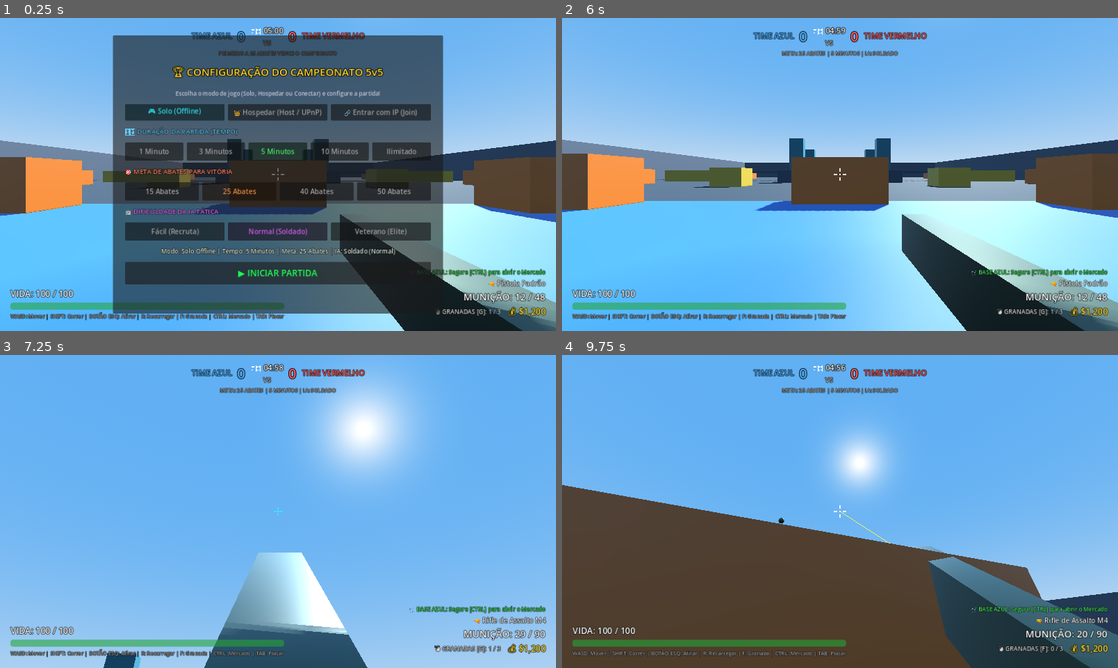
Above: before the commit, frames 1-4 (two rows, left to right).
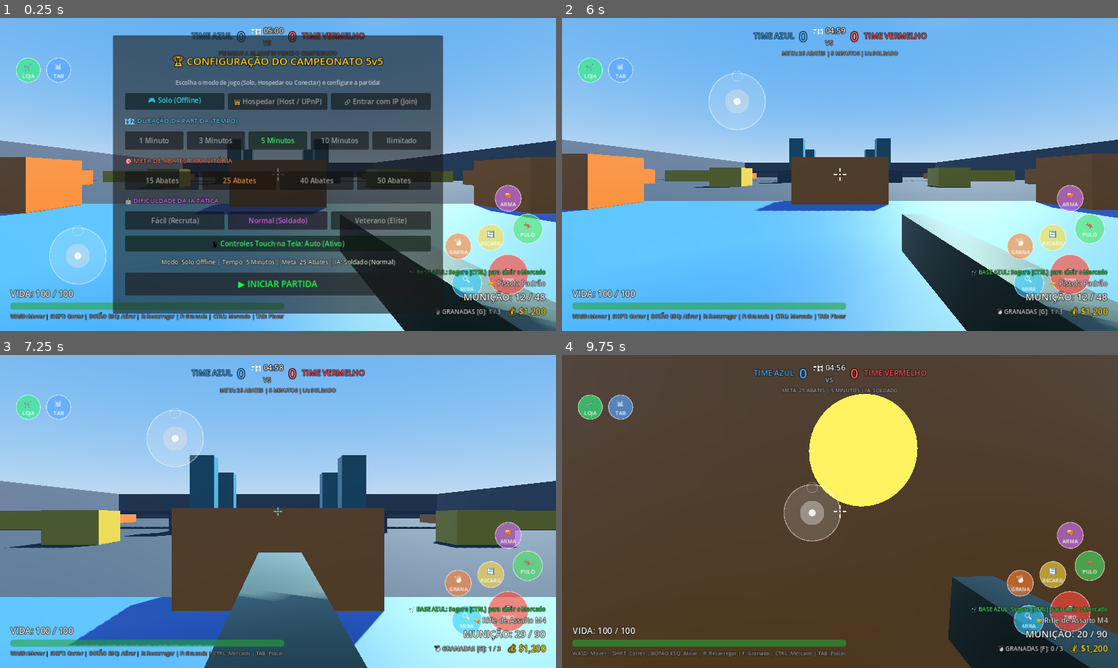
Above: after the commit, the same moments.

Repository: britolucaspatrick/Polygon-Strike
Game: Godot game, scene res://scenes/main.tscn
Two runs of this game, one before a commit and one after it. Both use one fixed random seed, a clock stepped at 60 frames per second and the inputs below.
Inputs (mouse positions are in pixels of both pictures, inside the frame that each line leads up to):
- Up to frame 1 (0.25 s): no input
- Up to frame 2 (6 s): click (840, 243) at 0.5 s, where only the run after the commit has a clickable "📱 Controles Touch na Tela: Au…"; click (840, 243) at 1.25 s, where only the run after the commit has a clickable "📱 Controles Touch na Tela: At…"; click (840, 243) at 2 s, where only the run after the commit has a clickable "📱 Controles Touch na Tela: De…"; click "🎮 Solo (Offline)" at 2.75 s; click "🎮 Solo (Offline)" at 3.5 s; click "Normal (Soldado)" at 4.25 s; click "Normal (Soldado)" at 5 s; click "▶️ INICIAR PARTIDA OFFLINE" at 5.75 s
- Up to frame 3 (7.25 s): move the mouse to (305, 511) at 6.52 s; hold W (move_forward) from 6.53 s (still down); hold Right mouse button (aim) from 6.53 s (still down); click (305, 511) at 6.67 s; tap Space (jump) at 6.77, 7.07 s; tap Tab (scoreboard) at 6.8 s
- Up to frame 4 (9.75 s): keep holding W (move_forward); move the mouse to (812, 511) at 7.27 s; release Right mouse button (aim) at 7.28 s; tap Tab (scoreboard) at 7.35 s; tap Space (jump) at 7.52, 7.82, 9.02, 9.32 s; click (812, 511) at 7.55 s; move the mouse to (851, 505) at 8.02 s; press the mouse at (851, 505) at 8.03 s; tap Shift (sprint) at 8.3, 8.85 s; move the mouse to (834, 517) at 8.77 s; release the mouse at (834, 517) at 8.78 s; click (834, 517) at 8.92 s; tap F (throw_grenade) at 9.05 s; move the mouse to (878, 514) at 9.52 s; hold F (throw_grenade) from 9.53 s (still down); click (878, 514) at 9.67 s

The runs differ from the first frame. In frame 1, 23% of the frame differs, in the area x 2-98%, y 11-90%; in frame 2, 3.2%; in frame 3, 84%, in the area x 0-100%, y 0-100%; in frame 4, 65%.

Commit message:
feat: suporte completo a Android e Mobile com controles touch nativos e joystick virtual

Diff:
--- a/project.godot
+++ b/project.godot
@@ -12,7 +12,7 @@
 config/name="Polygon Strike 5v5"
 config/description="Polygon Strike 5v5 - FPS 3D competitivo em Godot 4 sem assets externos com Mercado da Base, Áudio Procedural e IA Tática."
 run/main_scene="res://scenes/main.tscn"
-config/features=PackedStringArray("4.3", "Forward Plus")
+config/features=PackedStringArray("4.3", "GL Compatibility")
 config/icon="res://icon.svg"
 
 [display]
@@ -20,6 +20,12 @@
 window/size/viewport_width=1280
 window/size/viewport_height=720
 window/stretch/mode="canvas_items"
+window/stretch/aspect="expand"
+window/handheld/orientation=5
+
+[input_devices]
+
+pointing/emulate_touch_from_mouse=true
 
 [input]
 
@@ -110,4 +116,6 @@
 
 [rendering]
 
+renderer/rendering_method="gl_compatibility"
+renderer/rendering_method.mobile="gl_compatibility"
 textures/vram_compression/import_etc2_astc=true
--- a/scenes/hud.tscn
+++ b/scenes/hud.tscn
@@ -1,6 +1,7 @@
-[gd_scene load_steps=2 format=3 uid="uid://bvyfx1e42lqu1"]
+[gd_scene load_steps=3 format=3 uid="uid://bvyfx1e42lqu1"]
 
 [ext_resource type="Script" path="res://scripts/hud.gd" id="1_script"]
+[ext_resource type="Script" path="res://scripts/touch_controls.gd" id="2_touch"]
 
 [node name="HUD" type="CanvasLayer"]
 script = ExtResource("1_script")
@@ -13,6 +14,17 @@
 grow_horizontal = 2
 grow_vertical = 2
 mouse_filter = 2
+
+[node name="TouchControls" type="Control" parent="HUDControl"]
+unique_name_in_owner = true
+layout_mode = 1
+anchors_preset = 15
+anchor_right = 1.0
+anchor_bottom = 1.0
+grow_horizontal = 2
+grow_vertical = 2
+mouse_filter = 1
+script = ExtResource("2_touch")
 
 [node name="DamageFlash" type="ColorRect" parent="HUDControl"]
 layout_mode = 1
@@ -1029,6 +1041,17 @@
 theme_override_font_sizes/font_size = 13
 text = "Pronto para conectar ao servidor do seu amigo."
 
+[node name="TouchToggleHBox" type="HBoxContainer" parent="HUDControl/MatchSetupPanel/MarginContainer/VBoxContainer"]
+layout_mode = 2
+alignment = 1
+
+[node name="BtnToggleTouchControls" type="Button" parent="HUDControl/MatchSetupPanel/MarginContainer/VBoxContainer/TouchToggleHBox"]
+unique_name_in_owner = true
+layout_mode = 2
+size_flags_horizontal = 3
+custom_minimum_size = Vector2(0, 36)
+text = "📱 Controles Touch na Tela: Auto (Detectar)"
+
 [node name="SetupSummaryLabel" type="Label" parent="HUDControl/MatchSetupPanel/MarginContainer/VBoxContainer"]
 unique_name_in_owner = true
 layout_mode = 2
--- a/scripts/hud.gd
+++ b/scripts/hud.gd
@@ -685,12 +685,52 @@
 		btn_start.focus_mode = Control.FOCUS_NONE
 		btn_start.pressed.connect(_on_start_match_clicked)
 
+	var btn_touch = find_child("BtnToggleTouchControls", true, false) as Button
+	if btn_touch and not btn_touch.pressed.is_connected(_on_toggle_touch_clicked):
+		btn_touch.focus_mode = Control.FOCUS_NONE
+		btn_touch.pressed.connect(_on_toggle_touch_clicked)
+		_apply_touch_mode()
+
 	_highlight_selected_mode("BtnModeSingle")
 	_set_join_team("red")
 	_highlight_selected_time("BtnTime5")
 	_highlight_selected_kills("BtnKills25")
 	_highlight_selected_diff("BtnDiffNormal")
 	_update_setup_summary()
+
+var touch_override_mode: int = 0 # 0 = Auto, 1 = Sempre Ativo, 2 = Desativado
+
+func _on_toggle_touch_clicked() -> void:
+	touch_override_mode = (touch_override_mode + 1) % 3
+	_apply_touch_mode()
+	AudioManager.play("empty_click", 0.0, 1.2)
+
+func _apply_touch_mode() -> void:
+	var touch_node = find_child("TouchControls", true, false) as Control
+	var btn_touch = find_child("BtnToggleTouchControls", true, false) as Button
+
+	var is_mobile_device: bool = DisplayServer.is_touchscreen_available() or OS.has_feature("mobile") or OS.has_feature("android") or OS.has_feature("ios")
+	var enable_touch: bool = false
+	var status_text: String = ""
+
+	match touch_override_mode:
+		0:
+			enable_touch = is_mobile_device
+			status_text = "Auto (%s)" % ("Ativo" if enable_touch else "Oculto no PC")
+		1:
+			enable_touch = true
+			status_text = "Ativo (Teste no PC com Mouse)"
+		2:
+			enable_touch = false
+			status_text = "Desativado"
+
+	if touch_node:
+		touch_node.force_mobile_test = (touch_override_mode == 1)
+		touch_node.set_active(enable_touch)
+
+	if btn_touch:
+		btn_touch.text = "📱 Controles Touch na Tela: %s" % status_text
+		btn_touch.modulate = Color(0.3, 1.0, 0.5) if enable_touch else Color(0.8, 0.8, 0.8)
 
 func _on_mode_button_pressed(mode: String, btn_name: String) -> void:
 	current_game_mode = mode
@@ -833,7 +873,10 @@
 	is_in_match_setup = false
 	if match_setup_panel:
 		match_setup_panel.visible = false
-	Input.mouse_mode = Input.MOUSE_MODE_CAPTURED
+	if touch_override_mode == 1 or DisplayServer.is_touchscreen_available() or OS.has_feature("mobile") or OS.has_feature("android"):
+		Input.mouse_mode = Input.MOUSE_MODE_VISIBLE
+	else:
+		Input.mouse_mode = Input.MOUSE_MODE_CAPTURED
 
 ## Helpers para status de rede no HUD
 func set_host_upnp_status(msg: String, is_success: bool) -> void:
--- a/scripts/player.gd
+++ b/scripts/player.gd
@@ -26,6 +26,12 @@
 var sync_target_rot_y: float = 0.0
 var sync_target_head_x: float = 0.0
 var sync_timer: float = 0.0
+
+## Controles Touch (Mobile)
+var touch_move_vector: Vector2 = Vector2.ZERO
+var touch_shoot_held: bool = false
+var touch_just_shot: bool = false
+var touch_aim_active: bool = false
 
 var match_active: bool = false
 var can_claim_enemy_base_reward: bool = true
@@ -321,11 +327,13 @@
 	if Input.is_action_just_pressed("jump") and is_on_floor():
 		velocity.y = jump_velocity
 
-## Controla o Aim Down Sights (Mira com Botão Direito do Mouse)
+## Controla o Aim Down Sights (Mira com Botão Direito do Mouse ou Botão Touch)
 func _handle_aim(delta: float) -> void:
 	var wants_aim: bool = false
 	if Input.mouse_mode == Input.MOUSE_MODE_CAPTURED and not Input.is_action_pressed("buy_menu") and not Input.is_action_pressed("scoreboard"):
-		wants_aim = Input.is_action_pressed("aim")
+		wants_aim = Input.is_action_pressed("aim") or touch_aim_active
+	elif touch_aim_active:
+		wants_aim = true
 
 	if wants_aim != is_aiming:
 		is_aiming = wants_aim
@@ -339,9 +347,13 @@
 
 func _handle_movement(delta: float) -> void:
 	var input_dir := Input.get_vector("move_left", "move_right", "move_forward", "move_back")
+	if touch_move_vector != Vector2.ZERO:
+		input_dir = touch_move_vector
+
 	var move_direction := (transform.basis * Vector3(input_dir.x, 0, input_dir.y)).normalized()
 
-	var is_sprinting := Input.is_action_pressed("sprint") and not is_aiming
+	# No touch, se puxar o analógico para frente mais de 75%, ativa sprint automático
+	var is_sprinting := (Input.is_action_pressed("sprint") or (touch_move_vector.y < -0.75)) and not is_aiming
 	var target_speed := sprint_speed if (is_sprinting and input_dir.y < 0) else (walk_speed * 0.72 if is_aiming else walk_speed)
 
 	var accel_factor := acceleration if is_on_floor() else air_control
@@ -385,19 +397,36 @@
 	if is_reloading:
 		return
 
-	# Se o menu de compras (CTRL) ou placar (TAB) estiver aberto,
-	# ou se o cursor do mouse estiver livre, NÃO atira de forma alguma.
-	# O clique esquerdo fica 100% exclusivo para clicar nos botões do mercado.
-	if Input.mouse_mode != Input.MOUSE_MODE_CAPTURED:
-		return
+	# Se o menu de compras (CTRL) ou placar (TAB) estiver aberto, NÃO atira
 	if Input.is_action_pressed("buy_menu") or Input.is_action_pressed("scoreboard"):
 		return
 
+	# No PC sem touch, o mouse precisa estar capturado para atirar
+	if Input.mouse_mode != Input.MOUSE_MODE_CAPTURED and not touch_shoot_held and not touch_just_shot:
+		return
+
 	var w = weapons_db[current_weapon_id]
-	var shoot_pressed: bool = Input.is_action_pressed("shoot") if w["auto_fire"] else Input.is_action_just_pressed("shoot")
+	var shoot_pressed: bool = (Input.is_action_pressed("shoot") or touch_shoot_held) if w["auto_fire"] else (Input.is_action_just_pressed("shoot") or touch_just_shot)
+	touch_just_shot = false
 
 	if shoot_pressed and can_shoot:
 		_try_shoot()
+
+## Métodos para interface de toque (Mobile Touchscreen)
+func apply_touch_look(delta_vec: Vector2) -> void:
+	if not match_active or is_dead or is_remote:
+		return
+	var current_sens: float = mouse_sensitivity * (0.55 if is_aiming else 1.0) * 1.5
+	rotate_y(-delta_vec.x * current_sens)
+	head.rotate_x(-delta_vec.y * current_sens)
+	head.rotation.x = clamp(head.rotation.x, deg_to_rad(min_pitch), deg_to_rad(max_pitch))
+
+func trigger_touch_jump() -> void:
+	if is_on_floor() and not is_dead and match_active and not is_remote:
+		velocity.y = jump_velocity
+
+func toggle_touch_aim() -> void:
+	touch_aim_active = not touch_aim_active
 
 func _try_shoot() -> void:
 	var w = weapons_db[current_weapon_id]
--- /dev/null
+++ b/scripts/touch_controls.gd
@@ -0,0 +1,341 @@
+class_name TouchControls
+extends Control
+
+## Referências aos nós principais
+var player: CharacterBody3D = null
+var hud: CanvasLayer = null
+
+## Estado de exibição e controle
+var is_active: bool = false
+var force_mobile_test: bool = false
+
+## Joystick Virtual (Lado Esquerdo)
+var joystick_touch_index: int = -1
+var joystick_center: Vector2 = Vector2(170, 550)
+var joystick_knob_pos: Vector2 = Vector2(170, 550)
+var joystick_radius: float = 65.0
+var joystick_deadzone: float = 0.15
+var joystick_output: Vector2 = Vector2.ZERO
+var is_joystick_active: bool = false
+
+## Zona de Rotação de Câmera / Mira (Lado Direito)
+var look_touch_index: int = -1
+var last_look_pos: Vector2 = Vector2.ZERO
+
+## Lista de Botões Touch
+var touch_buttons: Array[Dictionary] = []
+
+func _ready() -> void:
+	# Previne que o controle bloqueie cliques normais da UI quando não tocado
+	mouse_filter = Control.MOUSE_FILTER_PASS
+
+	# Detecta se está em dispositivo mobile com touchscreen nativo
+	var is_mobile_device: bool = DisplayServer.is_touchscreen_available() or OS.has_feature("mobile") or OS.has_feature("android") or OS.has_feature("ios")
+	set_active(is_mobile_device or force_mobile_test)
+
+	get_viewport().size_changed.connect(_update_layout)
+	_update_layout()
+
+func set_active(active: bool) -> void:
+	is_active = active
+	visible = is_active
+	set_process_input(is_active)
+	queue_redraw()
+
+func _ensure_references() -> void:
+	if not player:
+		player = get_tree().get_first_node_in_group("player")
+	if not hud:
+		hud = get_parent() as CanvasLayer
+		if not hud and get_tree().current_scene:
+			hud = get_tree().current_scene.get_node_or_null("HUD") as CanvasLayer
+
+## Recalcula as posições dos botões e do joystick de acordo com a resolução da tela
+func _update_layout() -> void:
+	var vp_size: Vector2 = get_viewport_rect().size
+	if vp_size.x <= 0 or vp_size.y <= 0:
+		vp_size = Vector2(1280, 720)
+
+	# Joystick ancorado na parte inferior esquerda
+	joystick_center = Vector2(clamp(vp_size.x * 0.14, 120.0, 200.0), vp_size.y - clamp(vp_size.y * 0.24, 120.0, 190.0))
+	if not is_joystick_active:
+		joystick_knob_pos = joystick_center
+
+	# Lista de Botões de Ação Dinâmicos
+	touch_buttons = [
+		{
+			"id": "shoot",
+			"pos": Vector2(vp_size.x - 110, vp_size.y - 130),
+			"radius": 46.0,
+			"color": Color(1.0, 0.28, 0.24, 0.65),
+			"active_color": Color(1.0, 0.45, 0.4, 0.95),
+			"icon": "🎯",
+			"label": "TIRO",
+			"pressed": false,
+			"touch_index": -1
+		},
+		{
+			"id": "aim",
+			"pos": Vector2(vp_size.x - 205, vp_size.y - 110),
+			"radius": 34.0,
+			"color": Color(0.2, 0.8, 1.0, 0.6),
+			"active_color": Color(0.3, 0.95, 1.0, 0.95),
+			"icon": "🔍",
+			"label": "MIRA",
+			"pressed": false,
+			"touch_index": -1
+		},
+		{
+			"id": "jump",
+			"pos": Vector2(vp_size.x - 65, vp_size.y - 235),
+			"radius": 34.0,
+			"color": Color(0.3, 0.9, 0.4, 0.6),
+			"active_color": Color(0.4, 1.0, 0.5, 0.95),
+			"icon": "🦘",
+			"label": "PULO",
+			"pressed": false,
+			"touch_index": -1
+		},
+		{
+			"id": "reload",
+			"pos": Vector2(vp_size.x - 150, vp_size.y - 215),
+			"radius": 30.0,
+			"color": Color(1.0, 0.85, 0.25, 0.6),
+			"active_color": Color(1.0, 0.95, 0.4, 0.95),
+			"icon": "🔄",
+			"label": "RECARGA",
+			"pressed": false,
+			"touch_index": -1
+		},
+		{
+			"id": "grenade",
+			"pos": Vector2(vp_size.x - 225, vp_size.y - 195),
+			"radius": 30.0,
+			"color": Color(1.0, 0.5, 0.2, 0.6),
+			"active_color": Color(1.0, 0.7, 0.35, 0.95),
+			"icon": "💣",
+			"label": "GRANADA",
+			"pressed": false,
+			"touch_index": -1
+		},
+		{
+			"id": "weapon",
+			"pos": Vector2(vp_size.x - 110, vp_size.y - 305),
+			"radius": 30.0,
+			"color": Color(0.85, 0.45, 1.0, 0.6),
+			"active_color": Color(0.95, 0.65, 1.0, 0.95),
+			"icon": "🔫",
+			"label": "ARMA",
+			"pressed": false,
+			"touch_index": -1
+		},
+		{
+			"id": "shop",
+			"pos": Vector2(65, 120),
+			"radius": 28.0,
+			"color": Color(0.2, 0.95, 0.5, 0.65),
+			"active_color": Color(0.4, 1.0, 0.7, 0.95),
+			"icon": "🛒",
+			"label": "LOJA",
+			"pressed": false,
+			"touch_index": -1
+		},
+		{
+			"id": "scoreboard",
+			"pos": Vector2(135, 120),
+			"radius": 28.0,
+			"color": Color(0.35, 0.65, 1.0, 0.65),
+			"active_color": Color(0.55, 0.8, 1.0, 0.95),
+			"icon": "📊",
+			"label": "TAB",
+			"pressed": false,
+			"touch_index": -1
+		}
+	]
+	queue_redraw()
+
+func _input(event: InputEvent) -> void:
+	if not is_active:
+		return
+	_ensure_references()
+
+	# 1. Trata Toques de Tela (Mobile ou emulador)
+	if event is InputEventScreenTouch:
+		_handle_touch(event.index, event.position, event.pressed)
+	elif event is InputEventScreenDrag:
+		_handle_drag(event.index, event.position, event.relative)
+
+	# 2. Permite testar no PC com cliques do mouse se force_mobile_test estiver ativo
+	elif force_mobile_test:
+		if event is InputEventMouseButton and event.button_index == MOUSE_BUTTON_LEFT:
+			_handle_touch(999, event.position, event.pressed)
+		elif event is InputEventMouseMotion and Input.is_mouse_button_pressed(MOUSE_BUTTON_LEFT):
+			_handle_drag(999, event.position, event.relative)
+
+func _handle_touch(touch_idx: int, pos: Vector2, is_down: bool) -> void:
+	var vp_width: float = get_viewport_rect().size.x
+	var is_left_half: bool = (pos.x < vp_width * 0.45)
+
+	if is_down:
+		# A. Verifica primeiro se tocou em algum dos botões de ação da interface
+		for btn in touch_buttons:
+			var dist = pos.distance_to(btn["pos"])
+			if dist <= (btn["radius"] * 1.25):
+				btn["pressed"] = true
+				btn["touch_index"] = touch_idx
+				_execute_button_action(btn["id"], true)
+				queue_redraw()
+				return
+
+		# B. Se tocou no lado esquerdo da tela: ativa ou reposiciona o Joystick
+		if is_left_half and joystick_touch_index == -1:
+			joystick_touch_index = touch_idx
+			is_joystick_active = true
+			joystick_center = pos
+			joystick_knob_pos = pos
+			queue_redraw()
+			return
+
+		# C. Se tocou no lado direito da tela (fora dos botões): inicia controle de câmera/mira
+		elif not is_left_half and look_touch_index == -1:
+			look_touch_index = touch_idx
+			last_look_pos = pos
+			return
+
+	else:
+		# Soltou o dedo
+		# A. Verifica se liberou algum botão
+		for btn in touch_buttons:
+			if btn["touch_index"] == touch_idx:
+				btn["pressed"] = false
+				btn["touch_index"] = -1
+				_execute_button_action(btn["id"], false)
+				queue_redraw()
+
+		# B. Verifica se liberou o Joystick
+		if touch_idx == joystick_touch_index:
+			joystick_touch_index = -1
+			is_joystick_active = false
+			joystick_output = Vector2.ZERO
+			joystick_knob_pos = joystick_center
+			if player:
+				player.touch_move_vector = Vector2.ZERO
+			queue_redraw()
+
+		# C. Verifica se liberou o controle de Câmera/Mira
+		if touch_idx == look_touch_index:
+			look_touch_index = -1
+
+func _handle_drag(touch_idx: int, pos: Vector2, relative_motion: Vector2) -> void:
+	# A. Movimento do Joystick Virtual
+	if touch_idx == joystick_touch_index:
+		var offset: Vector2 = pos - joystick_center
+		var dist: float = offset.length()
+		if dist > joystick_radius:
+			offset = offset.normalized() * joystick_radius
+
+		joystick_knob_pos = joystick_center + offset
+		var norm_vec: Vector2 = offset / joystick_radius
+
+		if norm_vec.length() < joystick_deadzone:
+			joystick_output = Vector2.ZERO
+		else:
+			# X = Strafe (esquerda/direita), Y = Avançar/Recuar
+			joystick_output = Vector2(norm_vec.x, norm_vec.y)
+
+		if player:
+			player.touch_move_vector = joystick_output
+		queue_redraw()
+
+	# B. Rotação suave da Câmera (Arrastar o dedo no lado direito da tela)
+	elif touch_idx == look_touch_index:
+		var delta_look: Vector2 = pos - last_look_pos
+		last_look_pos = pos
+		if player and player.has_method("apply_touch_look"):
+			player.apply_touch_look(delta_look)
+
+## Executa ações imediatas de cada botão touch
+func _execute_button_action(action_id: String, is_pressed: bool) -> void:
+	if not player:
+		return
+
+	match action_id:
+		"shoot":
+			player.touch_shoot_held = is_pressed
+			if is_pressed:
+				player.touch_just_shot = true
+
+		"aim":
+			if is_pressed and player.has_method("toggle_touch_aim"):
+				player.toggle_touch_aim()
+
+		"jump":
+			if is_pressed and player.has_method("trigger_touch_jump"):
+				player.trigger_touch_jump()
+
+		"reload":
+			if is_pressed and player.has_method("_reload"):
+				player._reload()
+
+		"grenade":
+			if is_pressed and player.has_method("_throw_grenade"):
+				player._throw_grenade()
+
+		"weapon":
+			if is_pressed and player.has_method("_cycle_weapon"):
+				player._cycle_weapon(1)
+
+		"shop":
+			if is_pressed and hud and "buy_menu_panel" in hud and hud.buy_menu_panel:
+				var new_vis = not hud.buy_menu_panel.visible
+				hud.set_buy_menu_visible(new_vis)
+
+		"scoreboard":
+			if is_pressed and hud and "scoreboard_panel" in hud and hud.scoreboard_panel:
+				var new_vis = not hud.scoreboard_panel.visible
+				hud.set_scoreboard_visible(new_vis)
+
+## Desenha o Joystick Virtual e os Botões Touch usando primitivas nativas 2D
+func _draw() -> void:
+	if not is_active:
+		return
+
+	# 1. Desenha o Joystick Virtual (Lado Esquerdo)
+	var base_col = Color(1.0, 1.0, 1.0, 0.15) if not is_joystick_active else Color(0.2, 0.9, 1.0, 0.25)
+	var ring_col = Color(1.0, 1.0, 1.0, 0.4) if not is_joystick_active else Color(0.3, 1.0, 1.0, 0.75)
+
+	draw_circle(joystick_center, joystick_radius, base_col)
+	draw_arc(joystick_center, joystick_radius, 0, TAU, 32, ring_col, 2.5)
+
+	# Indicador de Sprint no topo do joystick
+	draw_arc(joystick_center + Vector2(0, -joystick_radius * 0.9), 12.0, 0, TAU, 16, Color(1, 1, 1, 0.3), 1.5)
+
+	# Manopla (Knob) do Joystick
+	var knob_col = Color(0.25, 0.85, 1.0, 0.6) if is_joystick_active else Color(0.9, 0.9, 0.9, 0.4)
+	draw_circle(joystick_knob_pos, 28.0, knob_col)
+	draw_circle(joystick_knob_pos, 8.0, Color(1.0, 1.0, 1.0, 0.85))
+
+	# 2. Desenha todos os Botões Touch de Ação
+	var default_font := ThemeDB.fallback_font
+	var font_size: int = 12
+
+	for btn in touch_buttons:
+		var b_pos: Vector2 = btn["pos"]
+		var b_rad: float = btn["radius"]
+		var is_btn_down: bool = btn["pressed"]
+
+		var fill_color: Color = btn["active_color"] if is_btn_down else btn["color"]
+		var border_color: Color = Color(1.0, 1.0, 1.0, 0.85) if is_btn_down else Color(1.0, 1.0, 1.0, 0.45)
+		var scale_rad: float = b_rad * (1.12 if is_btn_down else 1.0)
+
+		# Círculo base do botão
+		draw_circle(b_pos, scale_rad, fill_color)
+		draw_arc(b_pos, scale_rad, 0, TAU, 28, border_color, 2.2)
+
+		# Ícone Emoji centralizado
+		var icon_str: String = btn["icon"]
+		draw_string(default_font, b_pos + Vector2(-10, -2), icon_str, HORIZONTAL_ALIGNMENT_CENTER, -1, 18)
+
+		# Rótulo de texto abaixo do ícone
+		var label_str: String = btn["label"]
+		draw_string(default_font, b_pos + Vector2(-24, 18), label_str, HORIZONTAL_ALIGNMENT_CENTER, 48, font_size, Color(1, 1, 1, 0.9))
Not shown, changed: export_presets.cfg
